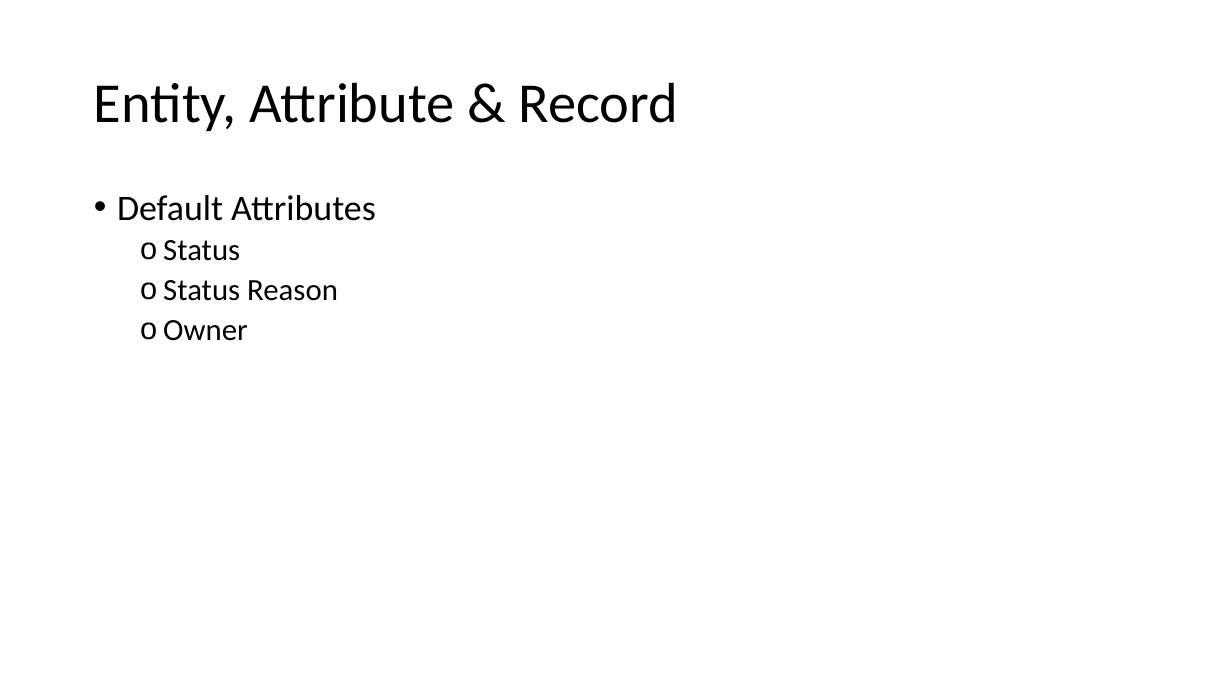
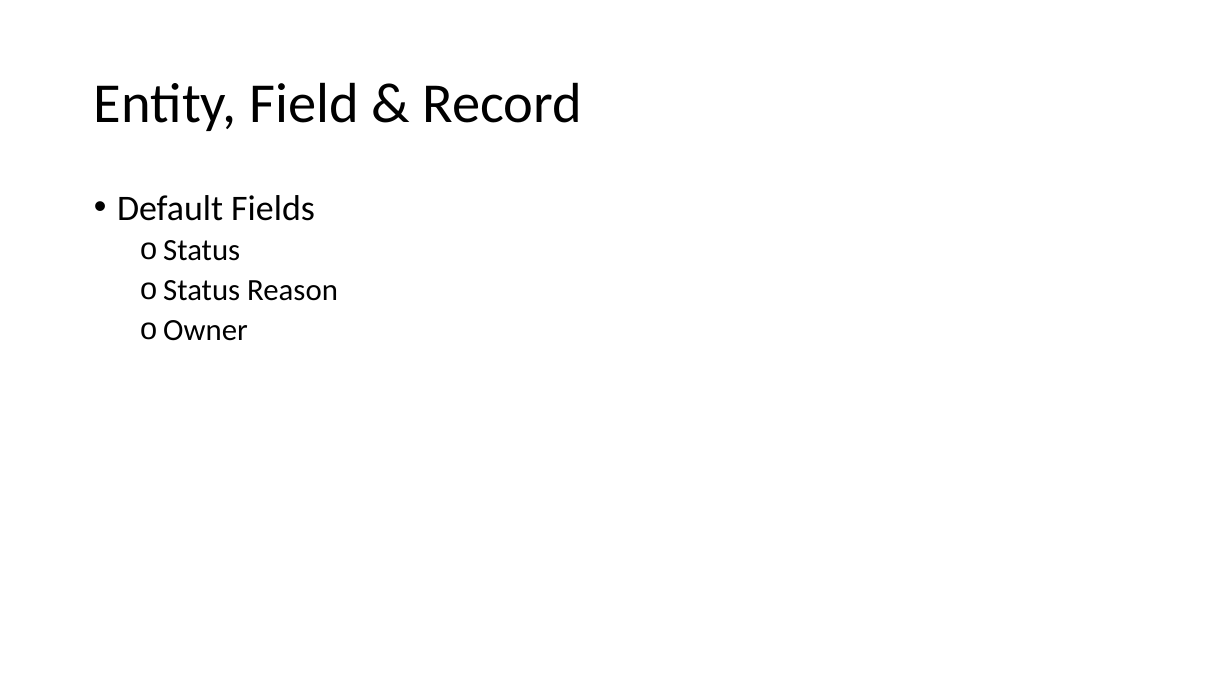
Before and after one commit to hevilhuy/Reports, a slide deck: slide 6 of Document/Report.pptx. Drawn at 1232x693 pixels with LibreOffice and Linux fonts; fonts in the diff are those of the drawing. Boxes give left, top, right and bottom in pixels: in the first picture for what was removed or moved away, otherwise in the second. Text is boxed around its words. In the diff, an @@ line names an element or a change of style, - is before the commit and + after.

```diff
--- a/Document/Report.pptx
+++ b/Document/Report.pptx
@@ title at [94, 82, 583, 131]: text changed @@
-Entity, Attribute & Record
+Entity, Field & Record
@@ text at [117, 195, 315, 221]: text changed @@
-• Default Attributes
+• Default Fields
```
Also in this commit, not shown: 1 other slide changed, 2 other files.
